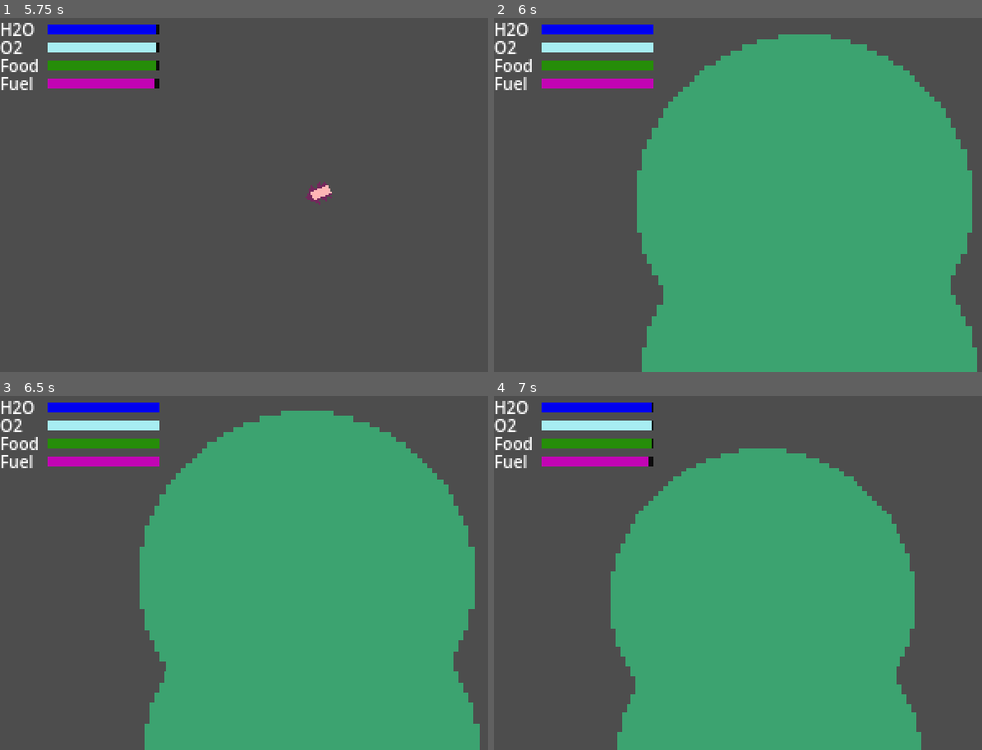
Above: before the commit, frames 1-4 (two rows, left to right).
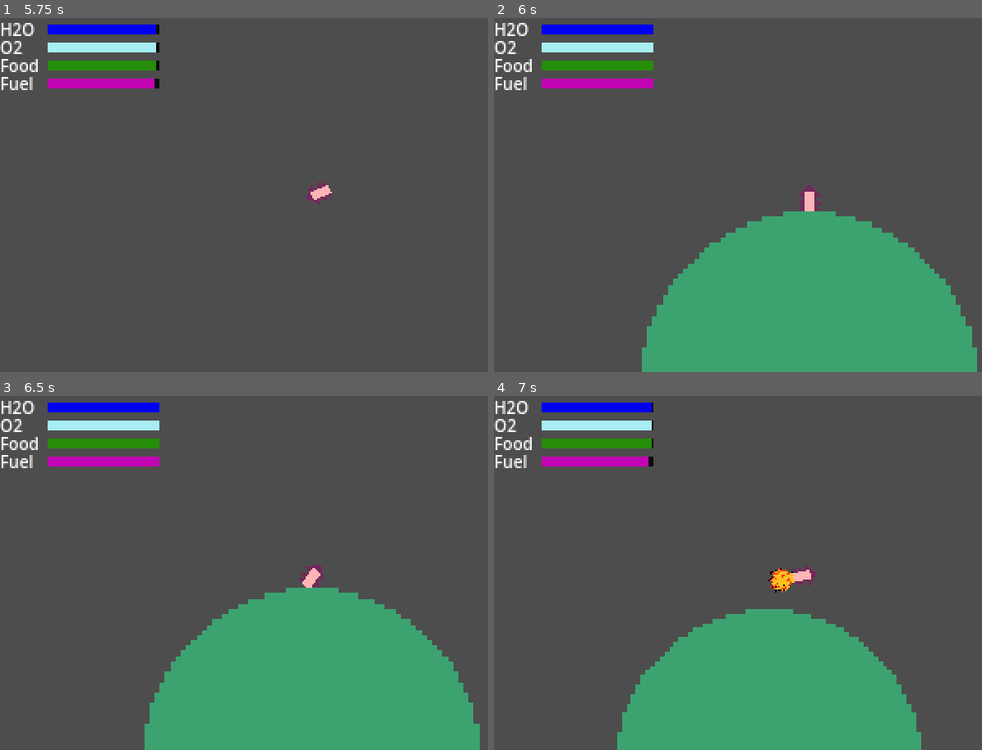
Above: after the commit, the same moments.

Repository: BnLds/MotherEarth
Game: Godot game, scene res://Scenes/Level/Level.tscn
Two runs of this game, one before a commit and one after it. Both use one fixed random seed, a clock stepped at 60 frames per second and the inputs below.
Inputs:
- Up to frame 1 (5.75 s): tap Enter at 0.5 s; hold Right (rotate_right) 0.53-1.28 s; hold Left (rotate_left) 1.28-2.03 s; hold Right (rotate_right) 2.03-2.78 s; hold Up (speed_up) 2.78-3.53 s; hold Left (rotate_left) from 3.53 s (still down)
- Up to frame 2 (6 s): tap Space (restart) at 5.75 s; release Left (rotate_left) at 5.78 s; hold Right (rotate_right) from 5.78 s (still down)
- Up to frame 3 (6.5 s): keep holding Right (rotate_right)
- Up to frame 4 (7 s): release Right (rotate_right) at 6.53 s; hold Up (speed_up) from 6.53 s (still down)

Frame 1 is identical in both runs. In frame 2, 33% of the frame differs, in the area x 29-98%, y 4-79%; in frame 3, 33%; in frame 4, 27%.

Commit message:
Add more planets

Diff:
--- a/Scenes/Level/Scripts/Level.gd
+++ b/Scenes/Level/Scripts/Level.gd
@@ -1,14 +1,20 @@
 extends Node2D
 
-@export var rows = 100
-@export var columns = 100
-@export var space_size = 200
-@export var planet_scene : PackedScene
 
 @onready var planets = $Planets
 
+#Planet Generation parameters
+@export var rows = 100
+@export var columns = 100
+@export var space_size = 100
+@export var planet_scene : PackedScene
+var nbr_planets = 300
+var min_dist_planets = 5
+var min_dist_target = 30
 var rect_size = Vector2(space_size, space_size)
 var PlanetGenerator = preload("res://NodelessScripts/PlanetGenerator.gd")
+
+
 var screen_width = ProjectSettings.get_setting("display/window/size/viewport_width")
 var screen_height = ProjectSettings.get_setting("display/window/size/viewport_height")
 var x
@@ -16,15 +22,16 @@
 var target
 var origin
 
+
 func _init():
-	var value = PlanetGenerator.GetPointsRandom(200, space_size, space_size, 10, 50)
+	var value = PlanetGenerator.GetPointsRandom(nbr_planets, space_size, space_size, min_dist_planets, min_dist_target)
 	x = value[0]
 	y = value[1]
 	origin = value[2]
 	target = value[3]
 
 func _ready():
-	for i in range(space_size):
+	for i in range(nbr_planets):
 		var new_planet = planet_scene.instantiate()
 		new_planet.position = Vector2(screen_width * (x[i] + 0.5), screen_height * (y[i] + 0.5))
 		planets.add_child(new_planet)
--- a/Scenes/Level/Scripts/TestGrid.gd
+++ b/Scenes/Level/Scripts/TestGrid.gd
@@ -7,9 +7,10 @@
 @export var fg_target = Color(0.6,0.5,0.5)
 @export var rows = 100
 @export var columns = 100
-@export var space_size = 200
+@export var space_size = 100
 
 var rect_size = Vector2(space_size, space_size)
+var nbr_planets = 300
 var PlanetGenerator = preload("res://NodelessScripts/PlanetGenerator.gd")
 var x
 var y
@@ -17,7 +18,7 @@
 var origin
 
 func _init():
-	var value = PlanetGenerator.GetPointsRandom(200, space_size, space_size, 10, 50)
+	var value = PlanetGenerator.GetPointsRandom(nbr_planets, space_size, space_size, 5, 30)
 	x = value[0]
 	y = value[1]
 	origin = value[2]
@@ -36,7 +37,7 @@
 		var to := Vector2(rect_size.x, from.y)
 		draw_line(from, to, fg_empty)
 
-	for i in range(rect_size.x):
+	for i in range(nbr_planets):
 		draw_rect(Rect2(Vector2(x[i], y[i]), Vector2(rect_size.x/columns, rect_size.x/columns)), fg_planet)
 
 	#draw start planet
